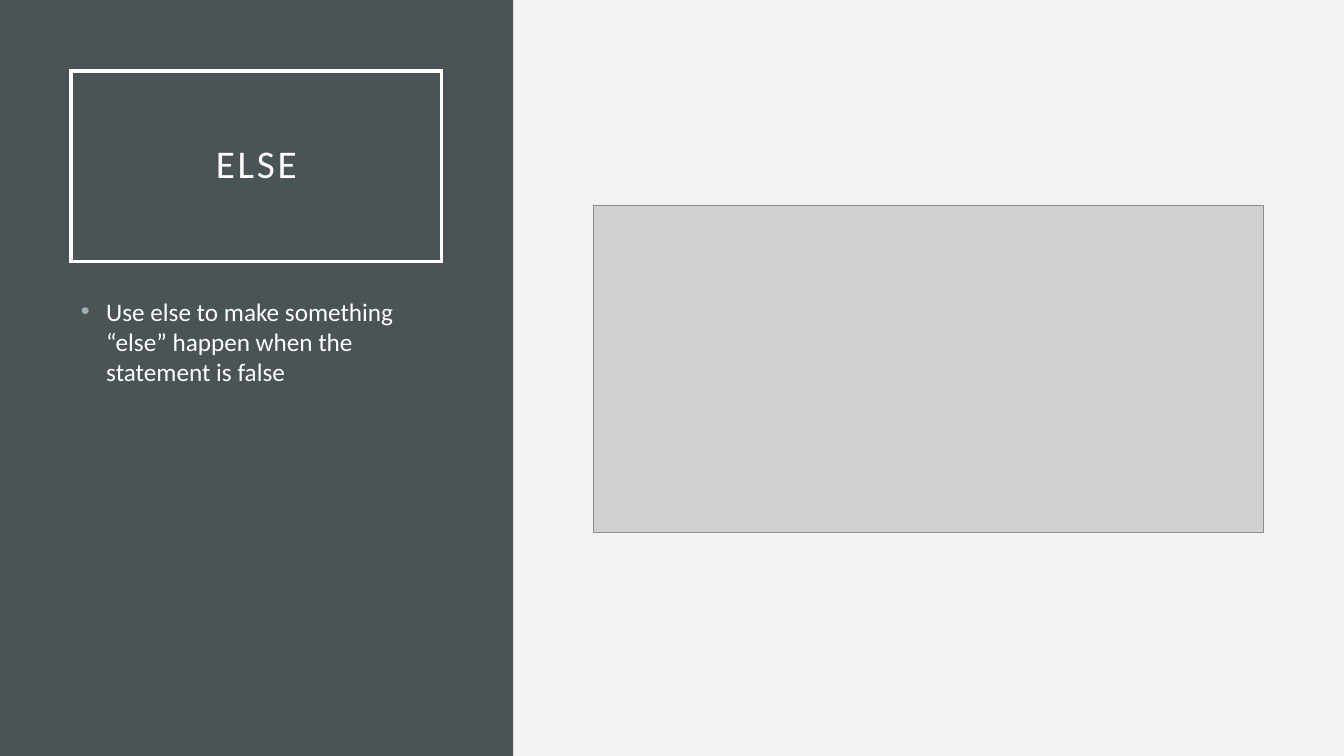
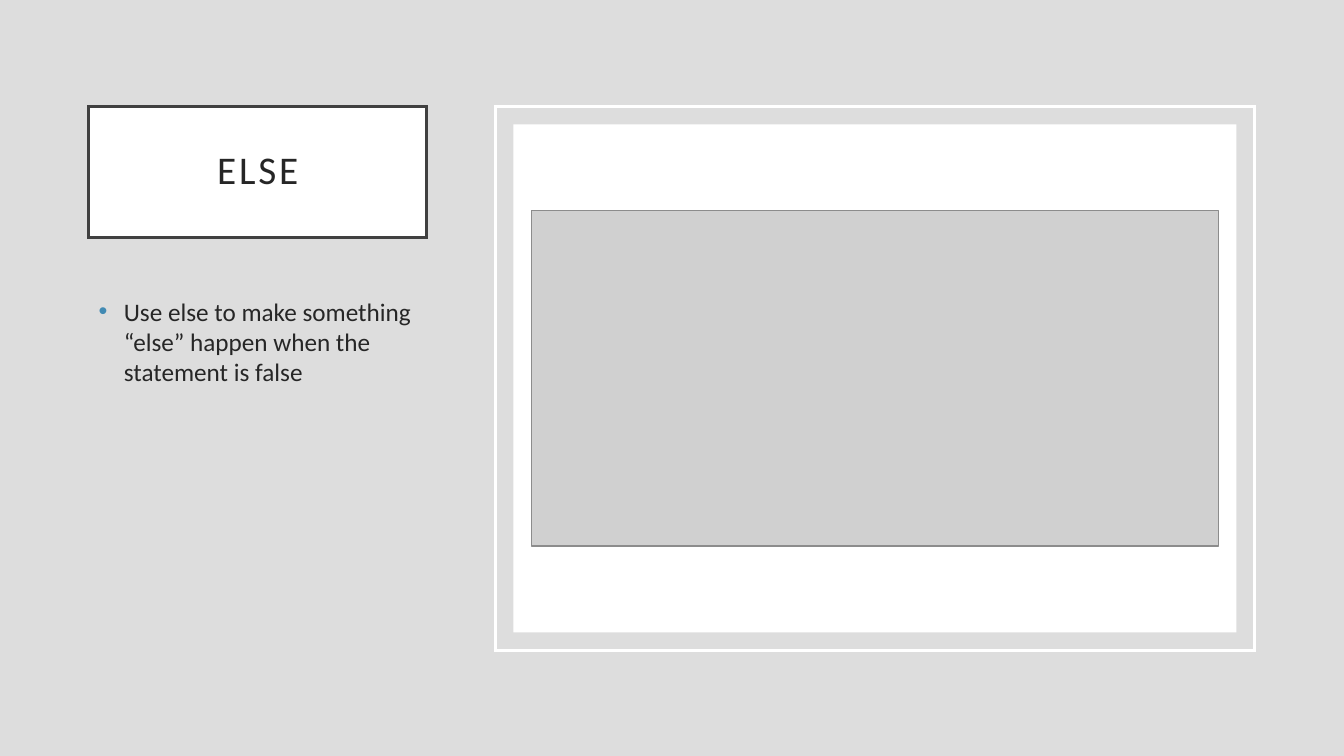
Before and after one commit to rsera/Junior-Knights, a slide deck: slide 13 of Python Lesson 4 If Statement.pptx (slide 11 before the commit). Drawn at 1344x756 pixels with LibreOffice and Linux fonts; fonts in the diff are those of the drawing; grey boxes stand for pictures. Boxes give left, top, right and bottom in pixels: in the first picture for what was removed or moved away, otherwise in the second. Text is boxed around its words. In the diff, an @@ line names an element or a change of style, - is before the commit and + after.

```diff
--- a/Python Lesson 4 If Statement.pptx
+++ b/Python Lesson 4 If Statement.pptx
@@ background #F2F2F2 to #DDDDDD @@
@@ rectangle removed at box(0, 0, 513, 756) @@
@@ title "ELSE": place and size @@
-title "ELSE" at box(71, 71, 442, 261)
+title "ELSE" at box(89, 106, 426, 237)
@@ title "ELSE" at box(89, 106, 426, 237): text colour #FFFFFF to #262626; fill none to #FFFFFF; outline #FFFFFF 2.5 pt to #404040 2.5 pt @@
@@ rectangle added at box(495, 106, 1254, 650), outline #FFFFFF 2.5 pt @@
@@ rectangle added at box(513, 124, 1236, 632), fill #FFFFFF @@
@@ picture: place and size @@
-picture at box(594, 206, 1263, 532)
+picture at box(531, 211, 1218, 546)
@@ text "Use else to make something ...": place and size @@
-text "Use else to make something ..." at box(106, 303, 393, 381)
+text "Use else to make something ..." at box(124, 303, 411, 381)
@@ text "Use else to make something ..." at box(124, 303, 411, 381): text colour #FFFFFF to #262626; bullet colour #9BAFB5 to #418AB3 @@
```
Also in this commit, not shown: 14 other slides changed, 3 slides added, 2 other files.
